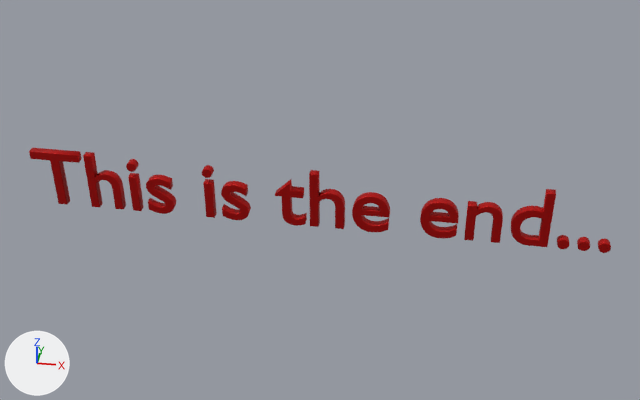
Renders of the Blender file blender/negative_text.blend from each side of a commit.
The view is the same before and after, from a 50 mm lens placed at (8.96, -15.86, 10.53), pointed at (6.4, 0.0, 0.62). The axes (+X, +Y, +Z) are drawn at lower left. The lights are the same throughout. Text is drawn in Blender's own font.

Names of what the first picture shows: 'Text'.
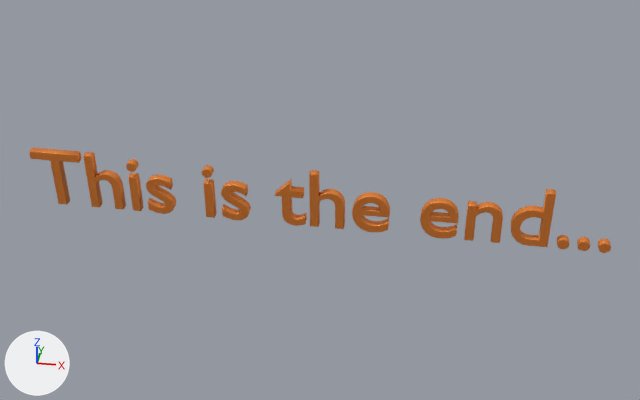
Changed parts and their boxes [x1, y1, x2, y2] in the pictures (640 x 400 px):
'Text', recoloured: [29, 148, 611, 253] in both

Edits to the bpy script that builds the scene:
```text
Change mat_material_001:
    mat_material_001.base_color: (0.565, 0.000696, 0.0) -> (1.0, 0.294, 0.0503)  # red #c60200 -> orange #ff943f
```
